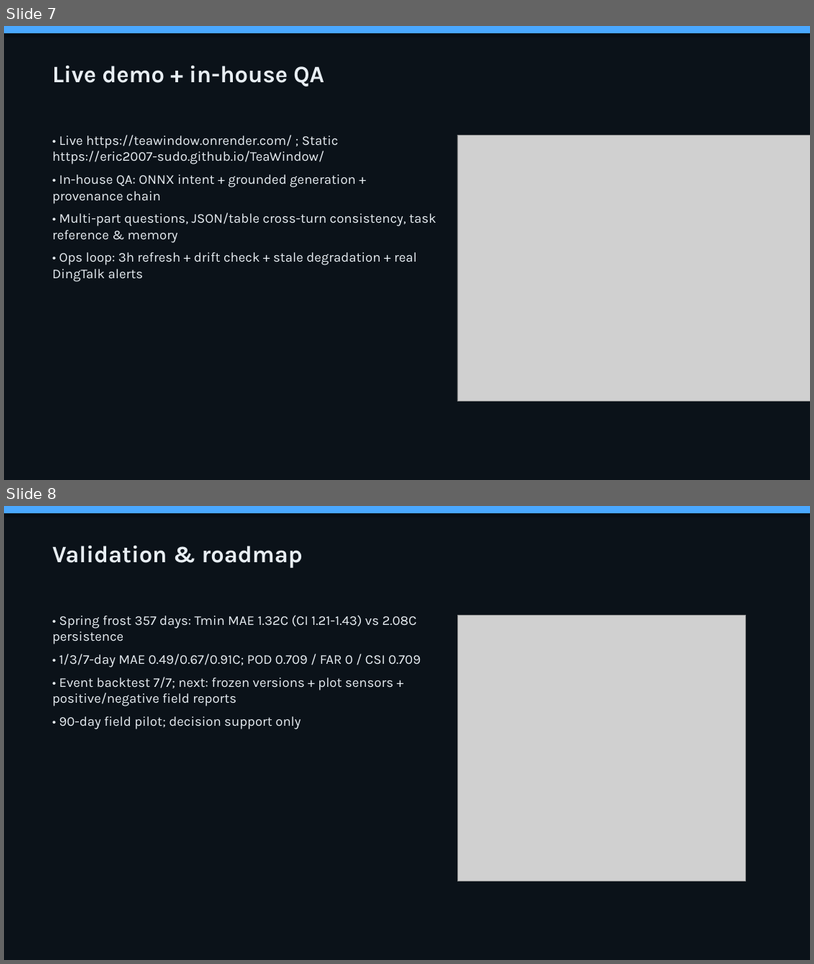
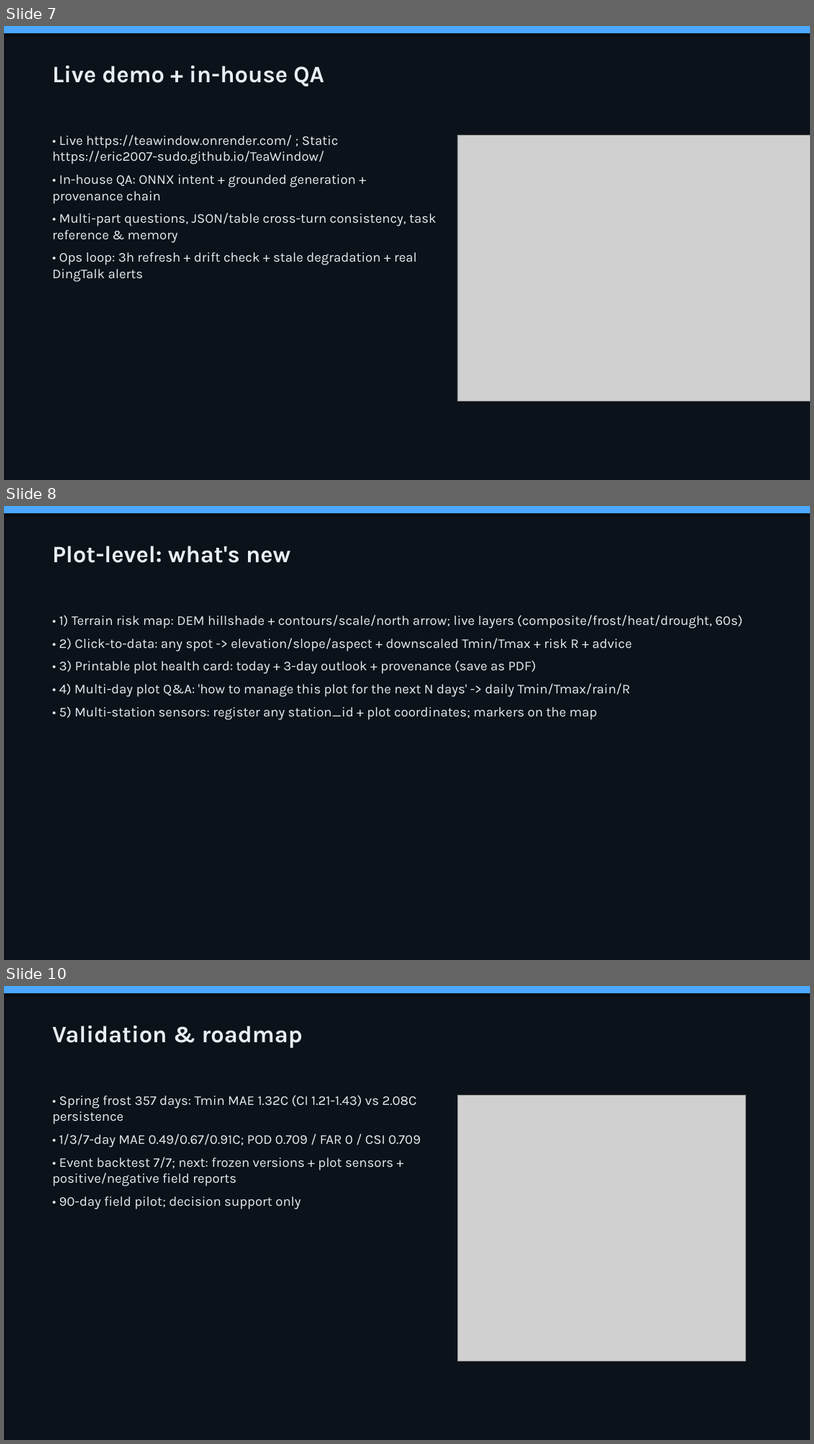
Before and after one commit to Eric2007-sudo/TeaWindow, a slide deck: submit/TeaWindow_Pitch_EN.pptx. Shown one above the other, each under a label of ours: slides 7 and 8 before the commit, slides 7, 8 and 10 after it; the slides between them are not shown. The pictures are 814x964 and 814x1444 pixels, drawn with LibreOffice and Linux fonts; fonts in the diff are those of the drawing; grey boxes stand for pictures. Boxes give left, top, right and bottom in pixels: in the first picture for what was removed or moved away, otherwise in the second. Text is boxed around its words. In the diff, an @@ line names an element or a change of style, - is before the commit and + after.

Commit message:
deck/video: add plot-level features + 3-step usage (12 slides, 60s video); update community post & checklist; refresh bundle

```diff
--- a/submit/TeaWindow_Pitch_EN.pptx
+++ b/submit/TeaWindow_Pitch_EN.pptx
@@ slide 8 added at (x1=4, y1=506, x2=810, y2=960), background #FFFFFF @@
@@ rectangle added at (x1=4, y1=506, x2=810, y2=960), fill #0B1219 @@
@@ rectangle added at (x1=4, y1=506, x2=810, y2=513), fill #4AA8FF @@
@@ text added at (x1=52, y1=546, x2=291, y2=563), 28 pt, text #E8EEF3, bold @@
+Plot-level: what's new
@@ text added at (x1=59, y1=615, x2=743, y2=720), 16 pt, text #E8EEF3 @@
+• 1) Terrain risk map: DEM hillshade + contours/scale/north arrow; live layers (composite/frost/heat/drought, 60s)
+• 2) Click-to-data: any spot -> elevation/slope/aspect + downscaled Tmin/Tmax + risk R + advice
+• 3) Printable plot health card: today + 3-day outlook + provenance (save as PDF)
+• 4) Multi-day plot Q&A: 'how to manage this plot for the next N days' -> daily Tmin/Tmax/rain/R
+• 5) Multi-station sensors: register any station_id + plot coordinates; markers on the map
@@ what was slide 8 is now slide 10 @@
```
Also in this commit, not shown: 1 other slide added, 11 other files.
